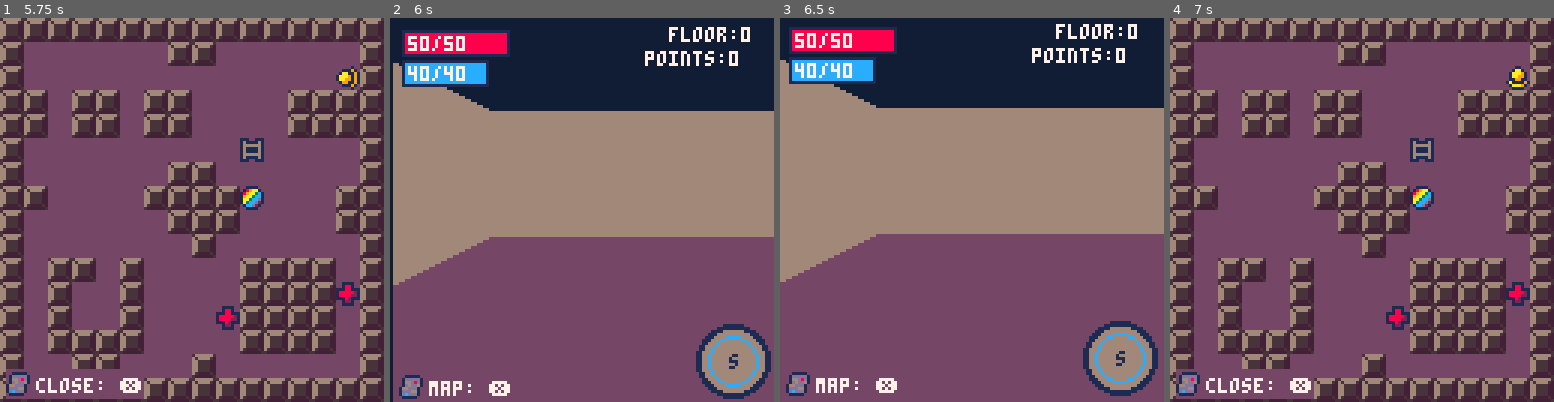
Above: before the commit, frames 1-4 (left to right).
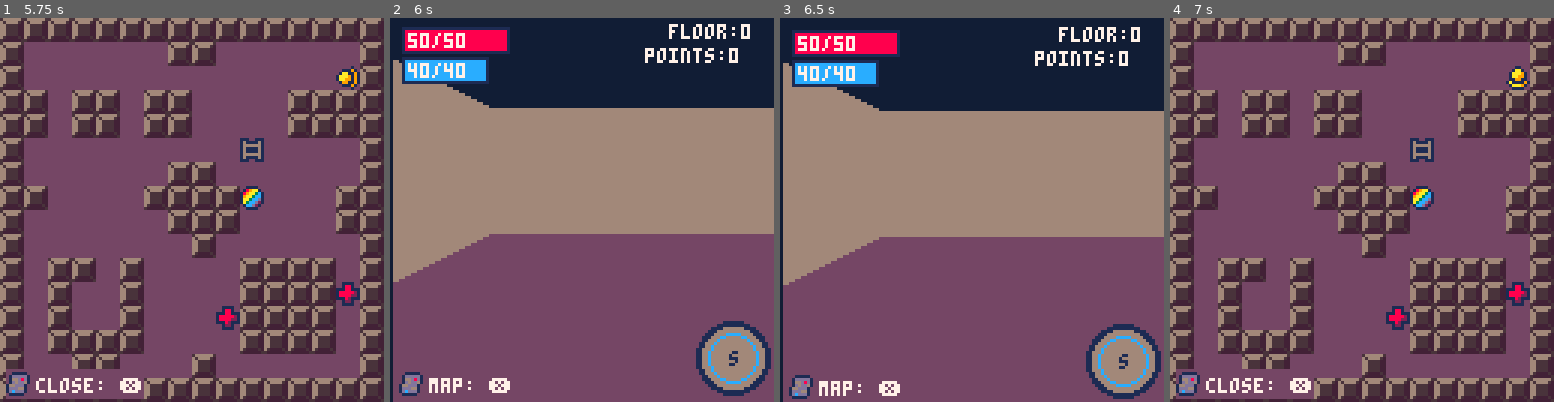
Above: after the commit, the same moments.

Repository: roseblack02/Pico8-Mystic
Game: PICO-8 cartridge mystic_dungeon.p8
Same seed, same stepped clock (60 frames per second), same inputs: the game is played once before the commit and once after it.
Inputs:
- Up to frame 1 (5.75 s): tap O (Z key) at 0.33, 1.07, 2.22, 3.72, 5.22 s; tap Down at 0.7 s; tap X (X key) at 1.43, 2.07, 2.82, 3.57, 4.32, 5.07 s; hold Up 1.97-2.63 s; hold Right 2.68-3.02 s; hold Down 3.07-3.73 s; hold Left 3.78-4.12 s; hold Up 4.17-4.5 s; hold Left 4.55-5.05 s; hold Right from 5.1 s (still down)
- Up to frame 2 (6 s): tap X (X key) at 5.82 s; release Right at 5.93 s; hold Up from 5.98 s (still down)
- Up to frame 3 (6.5 s): keep holding Up
- Up to frame 4 (7 s): tap X (X key) at 6.57 s; release Up at 6.65 s; hold Right from 6.7 s (still down); tap O (Z key) at 6.72 s

Frame 1 is identical in both runs. In frame 2, 5.8% of the frame differs, in the area x 0-100%, y 1-100%; in frame 3, 8.5%; in frame 4, nothing differs.

Commit message:
mystic_dungeon.p8 screenshake and indicator
Damage indicator no longer displays -0 after dealing damage. No more screen shake for rock move to reduce confusion.

Diff:
--- a/mystic_dungeon.p8
+++ b/mystic_dungeon.p8
@@ -417,13 +417,14 @@
 			--enemy turn
 			if self.turn then
 				if self.turn_timer<40 then
-					--reset damage taken
-					self.damage_taken,self.fire,self.ice,self.strike,self.rock=0,false,false,false,false
 					camera(0,0)
 				end
 
 				if self.turn_timer<30 then
 					for_each_game_object("player",function(player)
+						--reset damage taken
+						self.damage_taken,self.fire,self.ice,self.strike,self.rock=0,false,false,false,false
+
 						--random damage amount
 						local random = flr(rnd(9))
 
@@ -465,11 +466,6 @@
 					draw_explosion({13,12,12,7})
 				elseif self.strike or self.rock then
 					draw_explosion({5,5,6,7})
-				end
-
-				if self.rock then
-					--screen shake
-					screen_shake(0.1)
 				end
 			elseif self.turn_timer<30 and self.turn_timer>0 then
 				--if hit player or missed
@@ -1389,8 +1385,7 @@
 
 --screen shake
 function screen_shake(intesity)
-	local shakex=16-rnd(32)
-	local shakey=16-rnd(32)
+	local shakex,shakey=16-rnd(32),16-rnd(32)
 	camera(shakex*intesity,shakey*intesity)
 end
 
